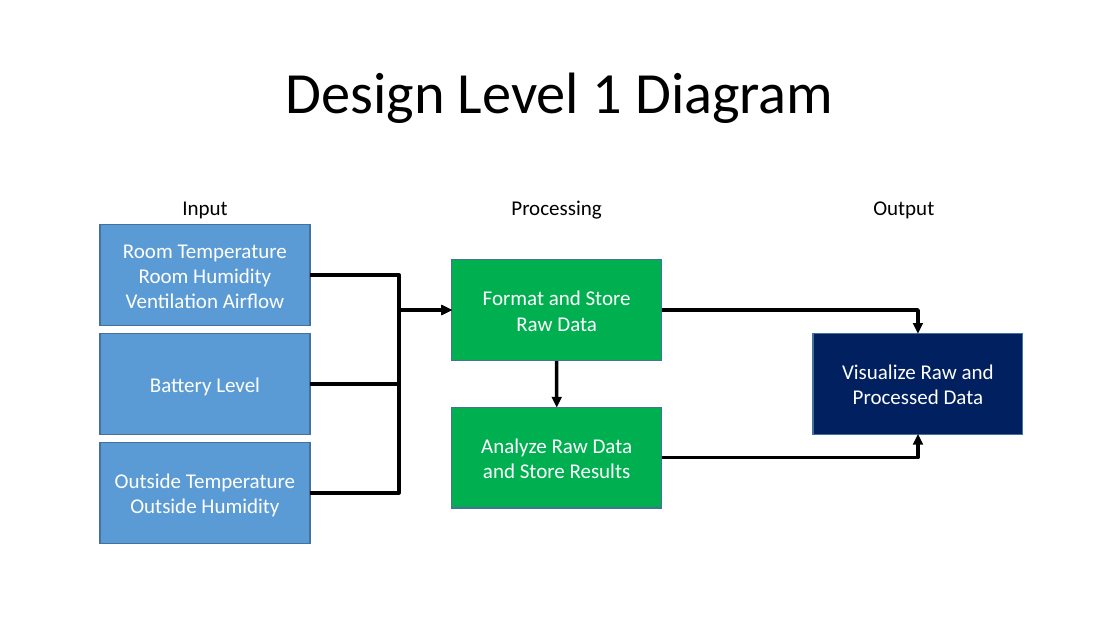
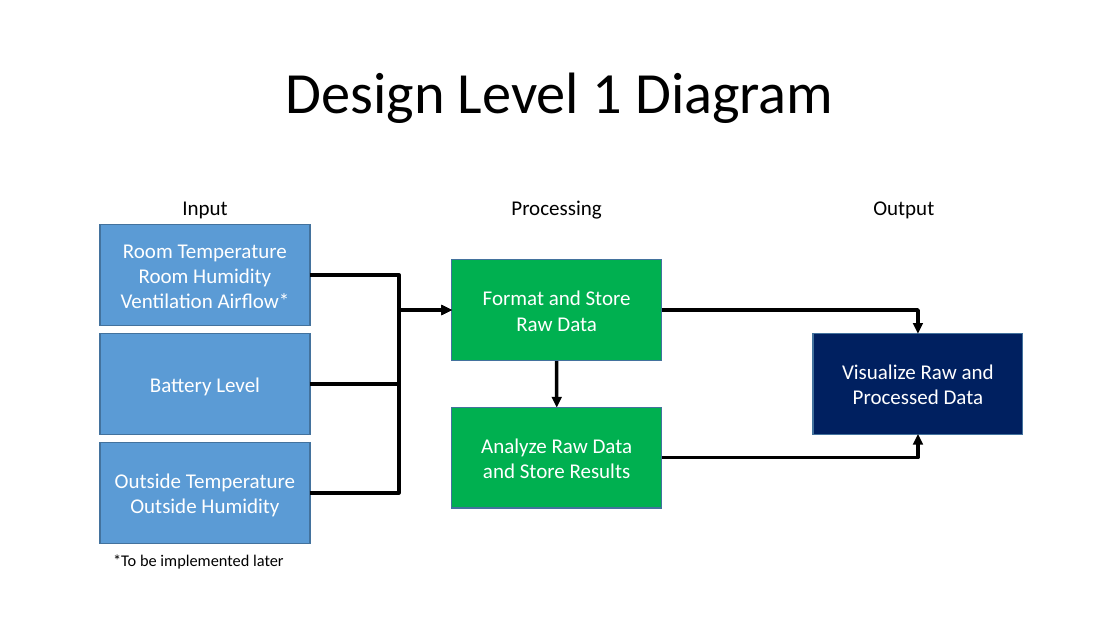
Before and after one commit to stray-gr/senior-design, a slide deck: slide 2 of Design_Diagrams/Source/Design_Diagram.odp. Drawn at 1120x630 pixels with LibreOffice and Linux fonts; fonts in the diff are those of the drawing. Boxes give left, top, right and bottom in pixels: in the first picture for what was removed or moved away, otherwise in the second. Text is boxed around its words. In the diff, an @@ line names an element or a change of style, - is before the commit and + after.

```diff
--- a/Design_Diagrams/Source/Design_Diagram.odp
+++ b/Design_Diagrams/Source/Design_Diagram.odp
@@ text in rectangle at <box>121,293,290,308</box>: text changed @@
-Ventilation Airflow
+Ventilation Airflow*
@@ text added at <box>113,554,284,569</box>, 14 pt, text #000000 @@
+*To be implemented later
```
Also in this commit, not shown: 2 other slides changed, 17 other files.
